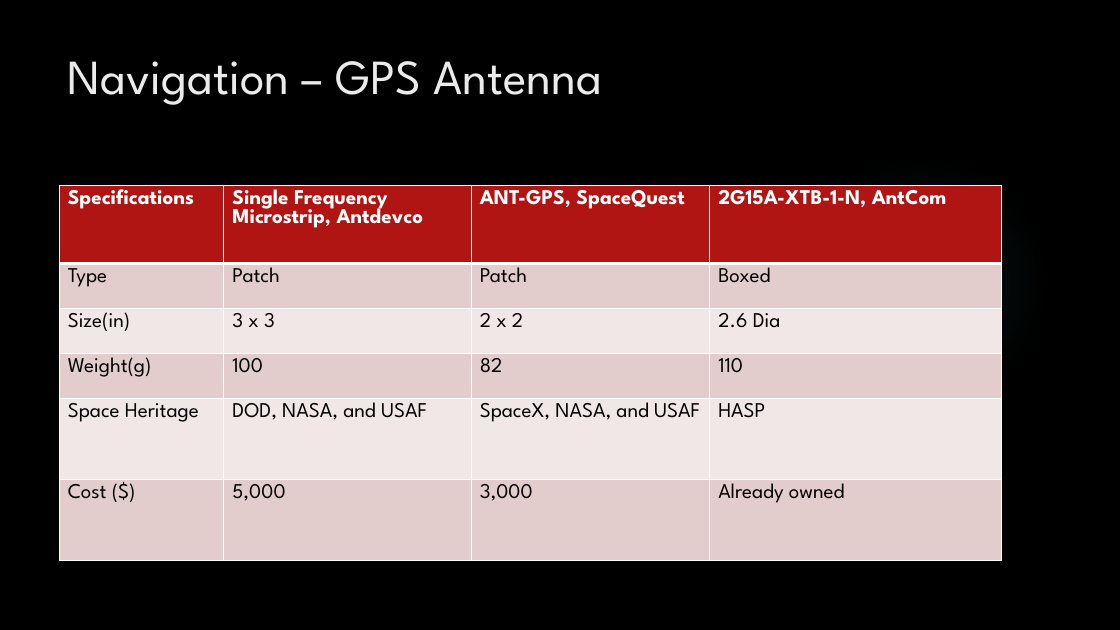
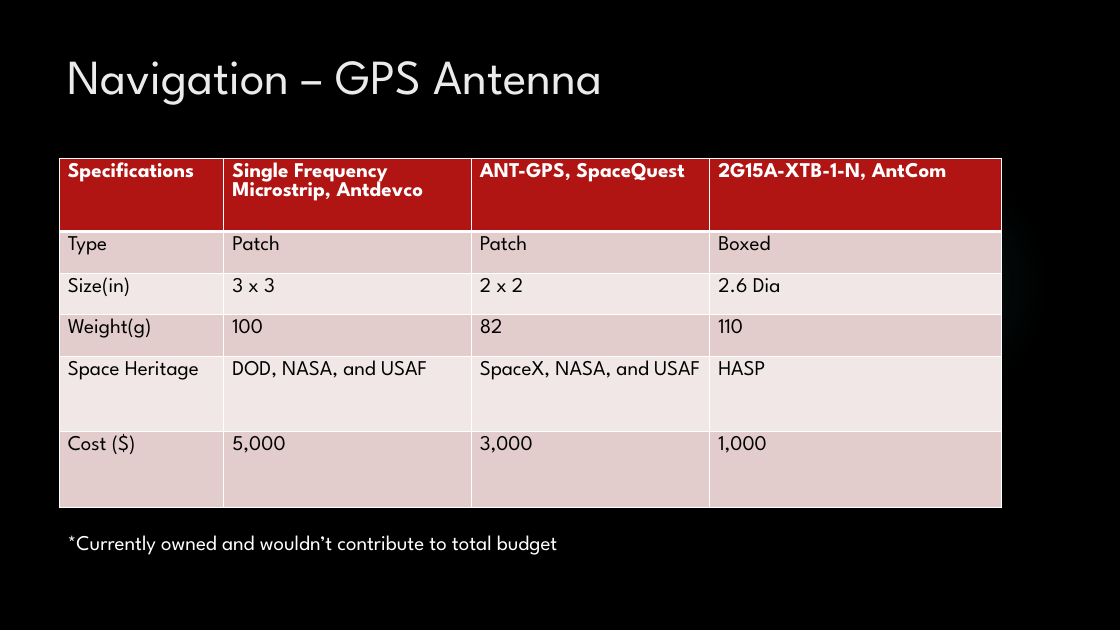
Before and after one commit to HASP-UMN/CubeSat, a slide deck: slide 12 of Presentations/PDR_Presentation.pptx. Drawn at 1120x630 pixels with LibreOffice and Linux fonts; fonts in the diff are those of the drawing; background and template pictures are left out. Boxes give left, top, right and bottom in pixels: in the first picture for what was removed or moved away, otherwise in the second. Text is boxed around its words. In the diff, an @@ line names an element or a change of style, - is before the commit and + after.

```diff
--- a/Presentations/PDR_Presentation.pptx
+++ b/Presentations/PDR_Presentation.pptx
@@ table at (x1=60, y1=159, x2=1003, y2=508) @@
-row 6, column 4: Already owned
+row 6, column 4: 1,000
@@ table resized from (x1=60, y1=186, x2=1003, y2=561) to (x1=60, y1=159, x2=1003, y2=508) @@
@@ text added at (x1=68, y1=535, x2=557, y2=555), 18 pt, text #FFFFFF @@
+*Currently owned and wouldn’t contribute to total budget
```
Also in this commit, not shown: 1 other slide changed, 1 other file.
